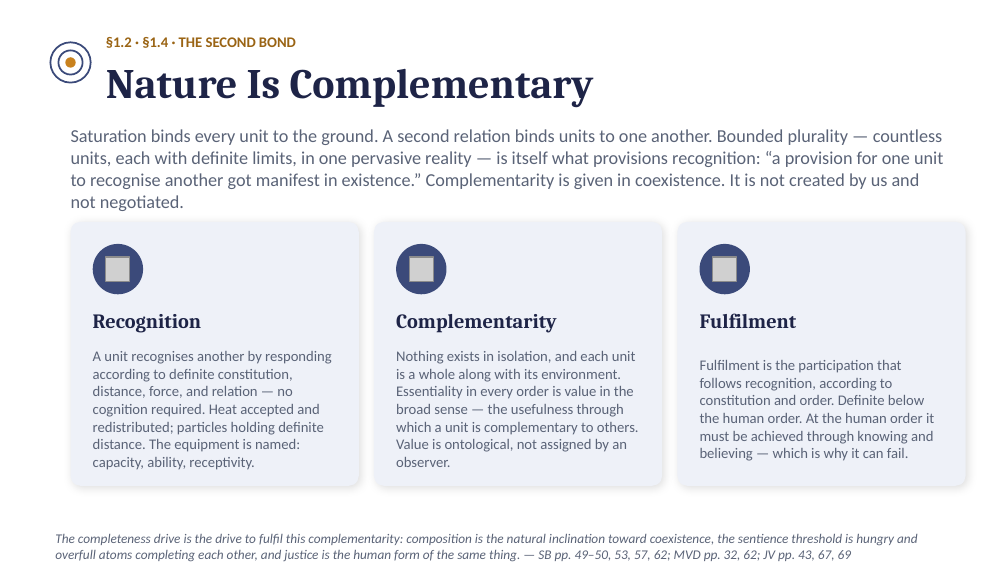
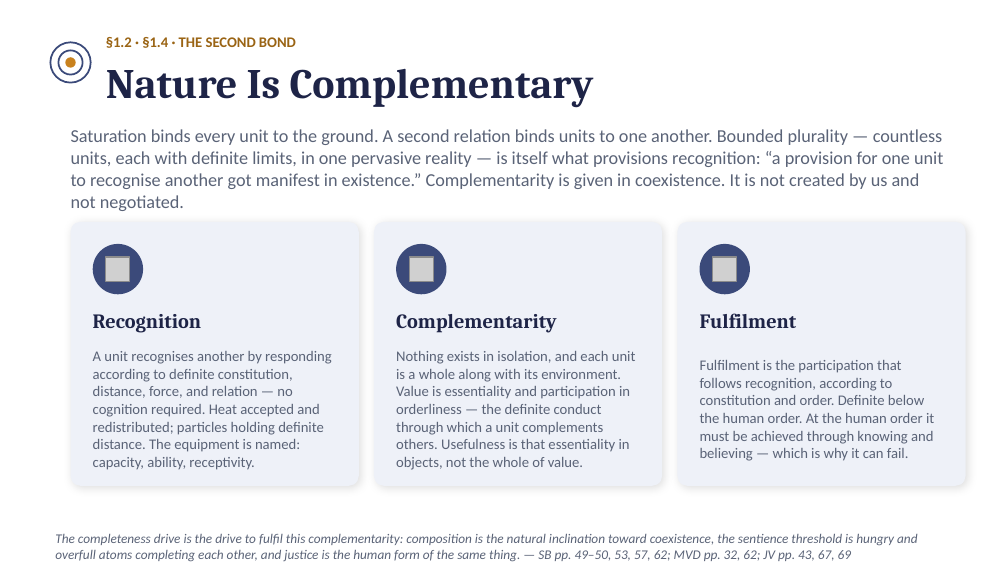
Before and after one commit to raghavamohan/AnalyticMadhyasthDarshan, a slide deck: slide 8 of Studies/The-Ontology-of-Coexistence/The-Ontology-of-Existence-Madhyasth-Darshan.pptx. Drawn at 1008x567 pixels with LibreOffice and Linux fonts; fonts in the diff are those of the drawing; grey boxes stand for pictures. Boxes give left, top, right and bottom in pixels: in the first picture for what was removed or moved away, otherwise in the second. Text is boxed around its words. In the diff, an @@ line names an element or a change of style, - is before the commit and + after.

```diff
--- a/Studies/The-Ontology-of-Coexistence/The-Ontology-of-Existence-Madhyasth-Darshan.pptx
+++ b/Studies/The-Ontology-of-Coexistence/The-Ontology-of-Existence-Madhyasth-Darshan.pptx
@@ text at box(396, 351, 636, 470): text changed @@
-Nothing exists in isolation, and each unit is a whole along with its environment. Essentiality in every order is value in the broad sense — the usefulness through which a unit is complementary to others. Value is ontological, not assigned by an observer.
+Nothing exists in isolation, and each unit is a whole along with its environment. Value is essentiality and participation in orderliness — the definite conduct through which a unit complements others. Usefulness is that essentiality in objects, not the whole of value.
```
Also in this commit, not shown: 3 other slides changed, 21 other files.
